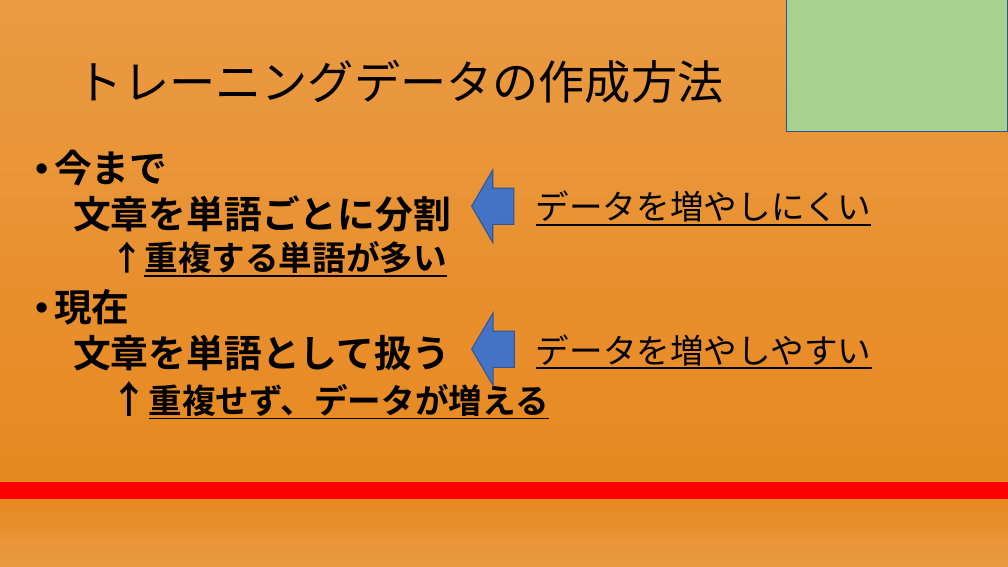
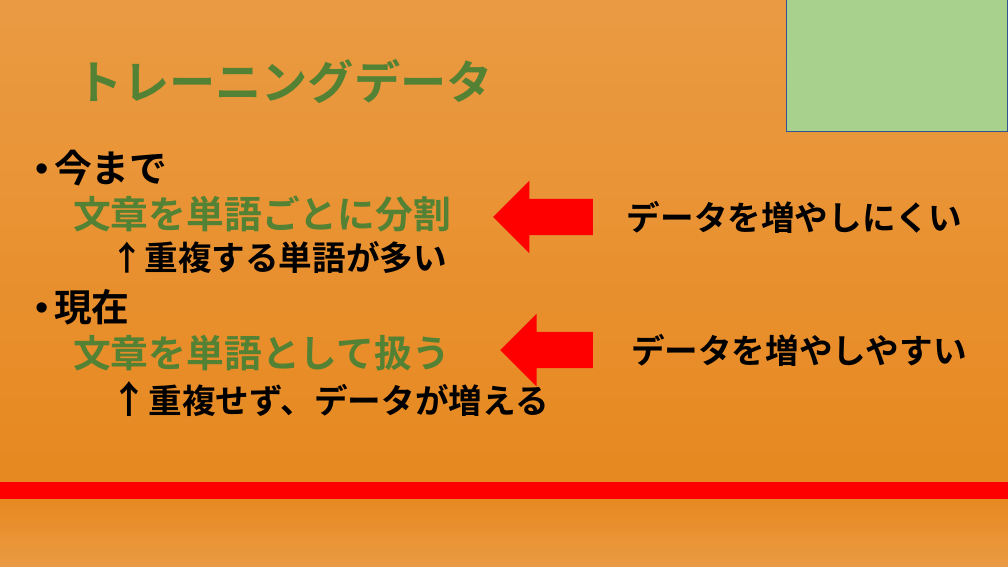
Before and after one commit to RikiishiSuzunosuke/AIspeaker_yosie, a slide deck: slide 17 of presentation/AIスピーカー開発_2.pptx. Drawn at 1008x567 pixels with LibreOffice and Linux fonts; fonts in the diff are those of the drawing. Boxes give left, top, right and bottom in pixels: in the first picture for what was removed or moved away, otherwise in the second. Text is boxed around its words. In the diff, an @@ line names an element or a change of style, - is before the commit and + after.

```diff
--- a/presentation/AIスピーカー開発_2.pptx
+++ b/presentation/AIスピーカー開発_2.pptx
@@ title at [77,59,493,103]: text changed; text colour #000000 to #548235; bold on @@
-トレーニングデータの作成方法
+トレーニングデータ
@@ text at [73,195,549,416]: text colour #000000 to #548235, letter outline none to #000000 0.75 pt in "文章を単語ごとに分割", "文章を単語として扱う"; underline off in "↑重複する単語が多い", "↑重複せず、データが増える" @@
@@ up arrow at [493,181,593,253]: fill #4472C4 to #FF0000; outline #325491 1 pt to none @@
@@ up arrow: place and size @@
-up arrow at [472,170,514,243]
+up arrow at [493,181,593,253]
@@ text "データを増やしにくい" at [627,201,962,233]: bold on, underline off @@
@@ text "データを増やしにくい": place and size @@
-text "データを増やしにくい" at [536,190,871,226]
+text "データを増やしにくい" at [627,201,962,233]
@@ up arrow: place and size @@
-up arrow at [471,313,515,386]
+up arrow at [500,314,593,387]
@@ up arrow at [500,314,593,387]: fill #4472C4 to #FF0000; outline #325491 1 pt to none @@
@@ text "データを増やしやすい": place and size @@
-text "データを増やしやすい" at [536,334,872,369]
+text "データを増やしやすい" at [631,334,967,366]
@@ text "データを増やしやすい" at [631,334,967,366]: bold on, underline off @@
```
Also in this commit, not shown: 2 other slides changed, 1 slide added, 1 slide removed.
